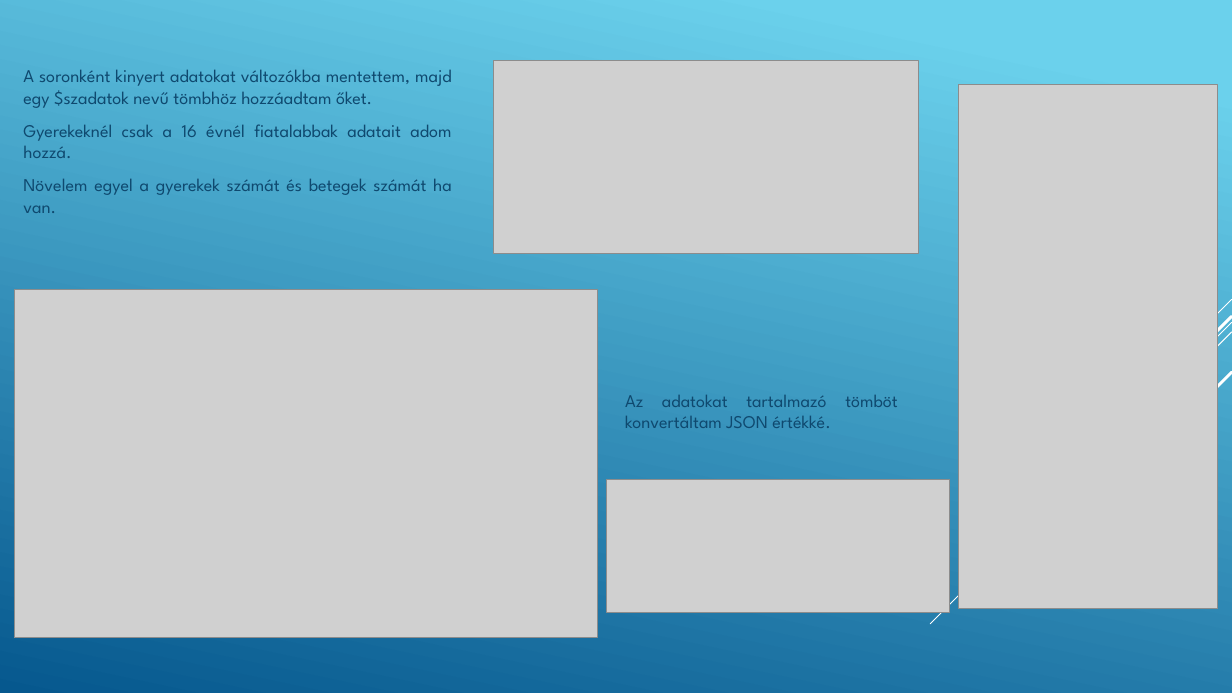
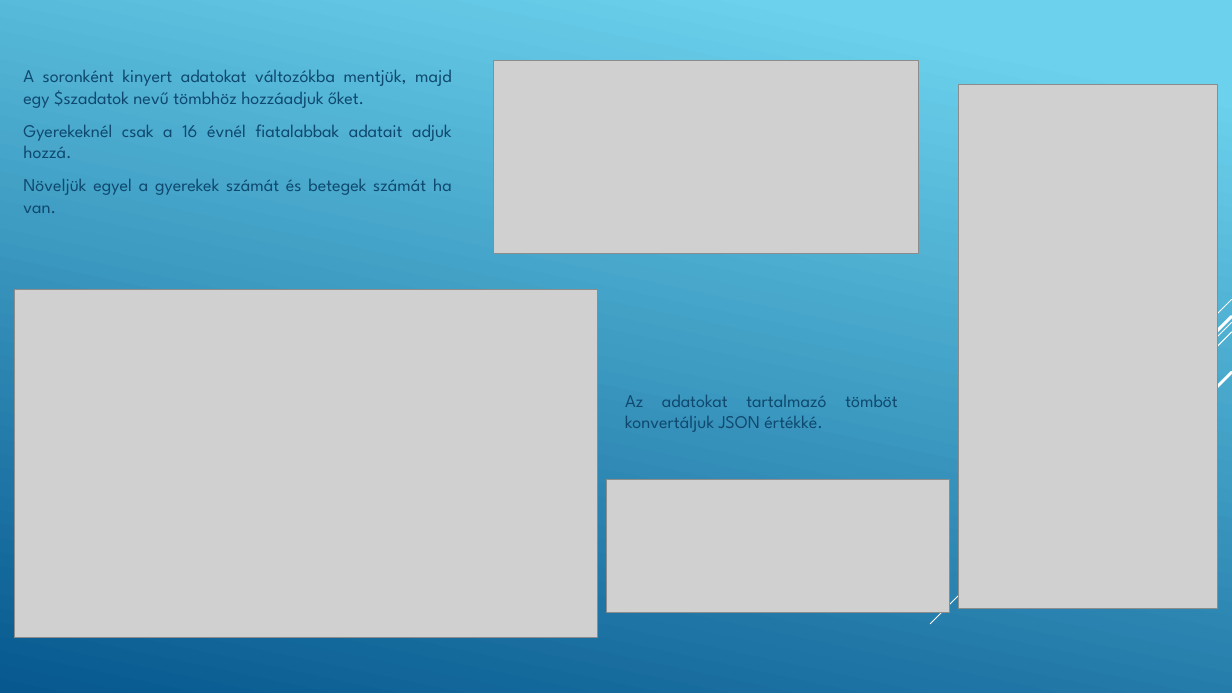
Before and after one commit to lekkaLive/lekkaproject, a slide deck: slide 5 of prezentacio/Adatkezelői webalkalmazás.pptx. Drawn at 1232x693 pixels with LibreOffice and Linux fonts; fonts in the diff are those of the drawing; grey boxes stand for pictures. Boxes give left, top, right and bottom in pixels: in the first picture for what was removed or moved away, otherwise in the second. Text is boxed around its words. In the diff, an @@ line names an element or a change of style, - is before the commit and + after.

```diff
--- a/prezentacio/Adatkezelői webalkalmazás.pptx
+++ b/prezentacio/Adatkezelői webalkalmazás.pptx
@@ text at [23,69,452,213]: text changed @@
-A soronként kinyert adatokat változókba mentettem, majd egy $szadatok nevű tömbhöz hozzáadtam őket.
-Gyerekeknél csak a 16 évnél fiatalabbak adatait adom hozzá.
-Növelem egyel a gyerekek számát és betegek számát ha van.
+A soronként kinyert adatokat változókba mentjük, majd egy $szadatok nevű tömbhöz hozzáadjuk őket.
+Gyerekeknél csak a 16 évnél fiatalabbak adatait adjuk hozzá.
+Növeljük egyel a gyerekek számát és betegek számát ha van.
@@ text at [625,395,826,432]: text changed @@
-Az adatokat tartalmazó tömböt konvertáltam JSON értékké.
+Az adatokat tartalmazó tömböt konvertáljuk JSON értékké.
```
Also in this commit, not shown: 9 other slides changed, 2 other files.
